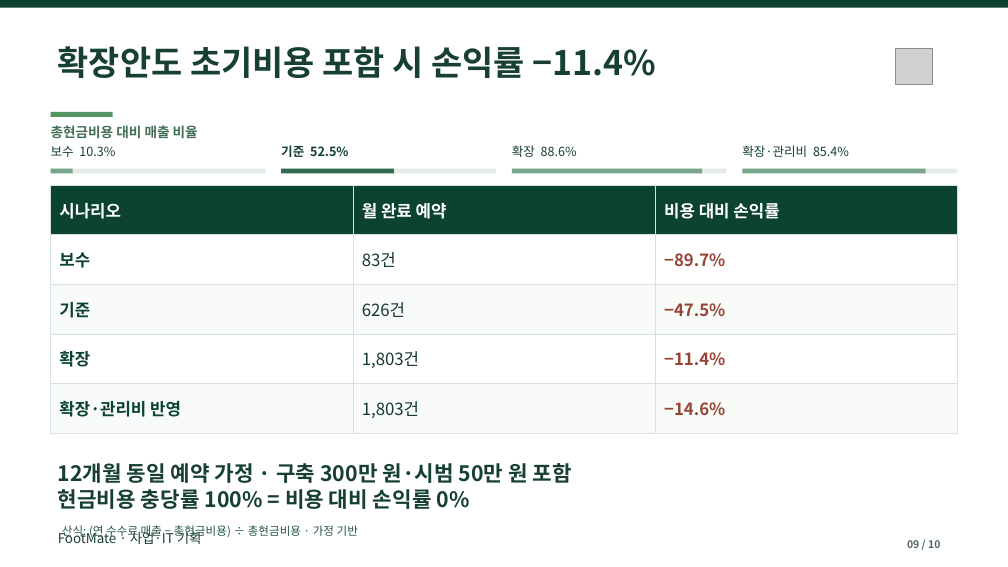
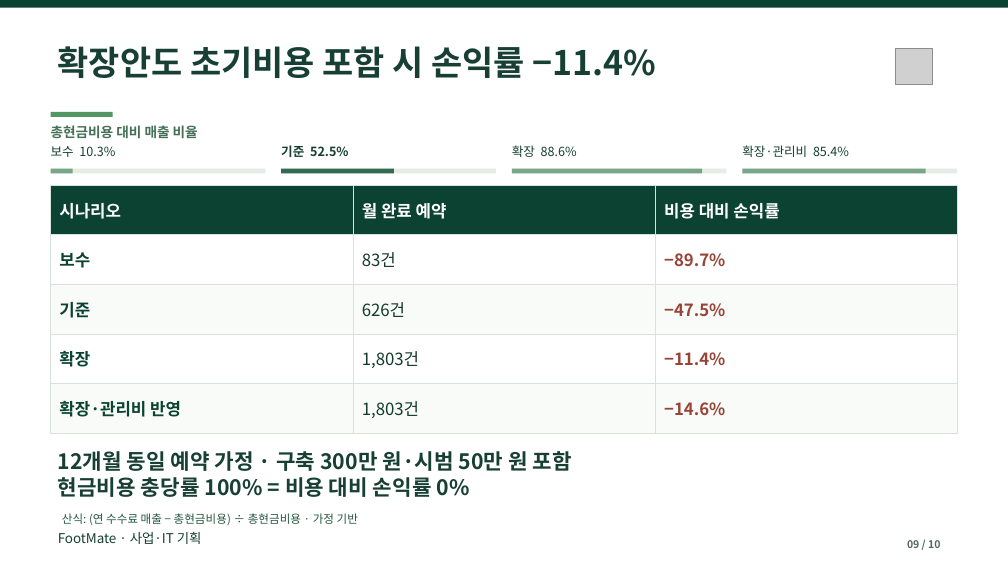
Before and after one commit to dohyunkimmm/footmate, a slide deck: slide 9 of src/case-study/downloads/footmate_report.pptx. Drawn at 1008x567 pixels with LibreOffice and Linux fonts; fonts in the diff are those of the drawing; grey boxes stand for pictures. Boxes give left, top, right and bottom in pixels: in the first picture for what was removed or moved away, otherwise in the second. Text is boxed around its words. In the diff, an @@ line names an element or a change of style, - is before the commit and + after.

Commit message:
Separate slide nine formula and footer (#852)
* Separate slide nine formula and footer

* docs: align FootMate presentation and slide preview images

* Refresh cached slide previews after the footer fix

---------

```diff
--- a/src/case-study/downloads/footmate_report.pptx
+++ b/src/case-study/downloads/footmate_report.pptx
@@ text "12개월 동일 예약 가정 · ..." moved from (x1=58, y1=463, x2=572, y2=509) to (x1=58, y1=451, x2=572, y2=497) @@
@@ text "산식: (연 수수료 매출 − ..." moved from (x1=62, y1=525, x2=358, y2=539) to (x1=62, y1=513, x2=358, y2=525) @@
```
Also in this commit, not shown: 2 other files.
